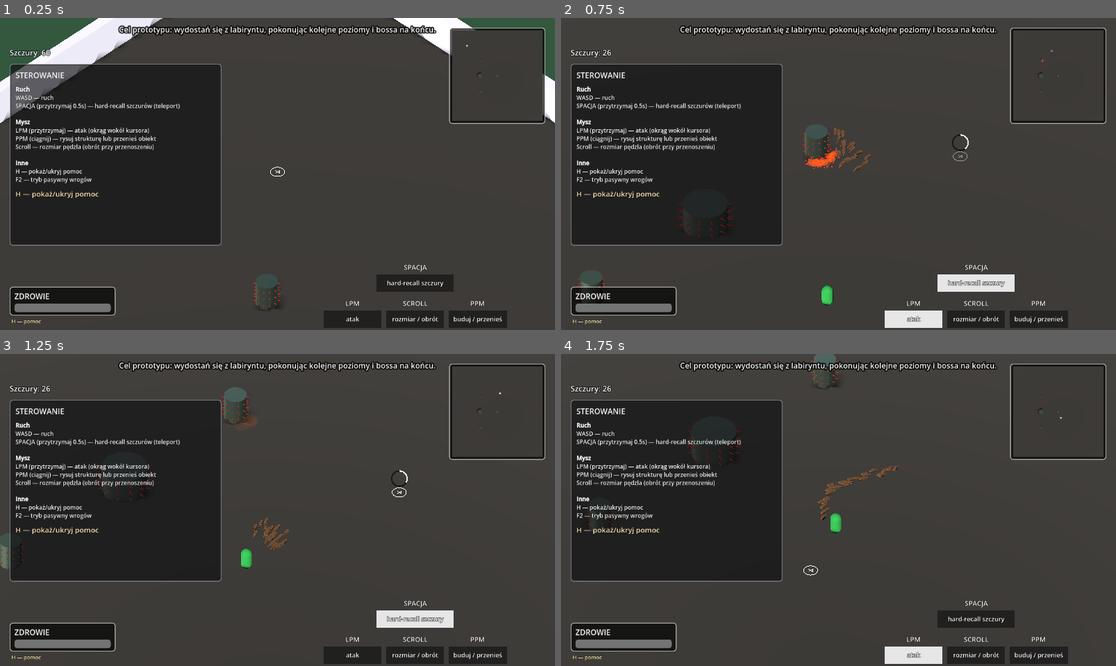
Above: before the commit, frames 1-4 (two rows, left to right).
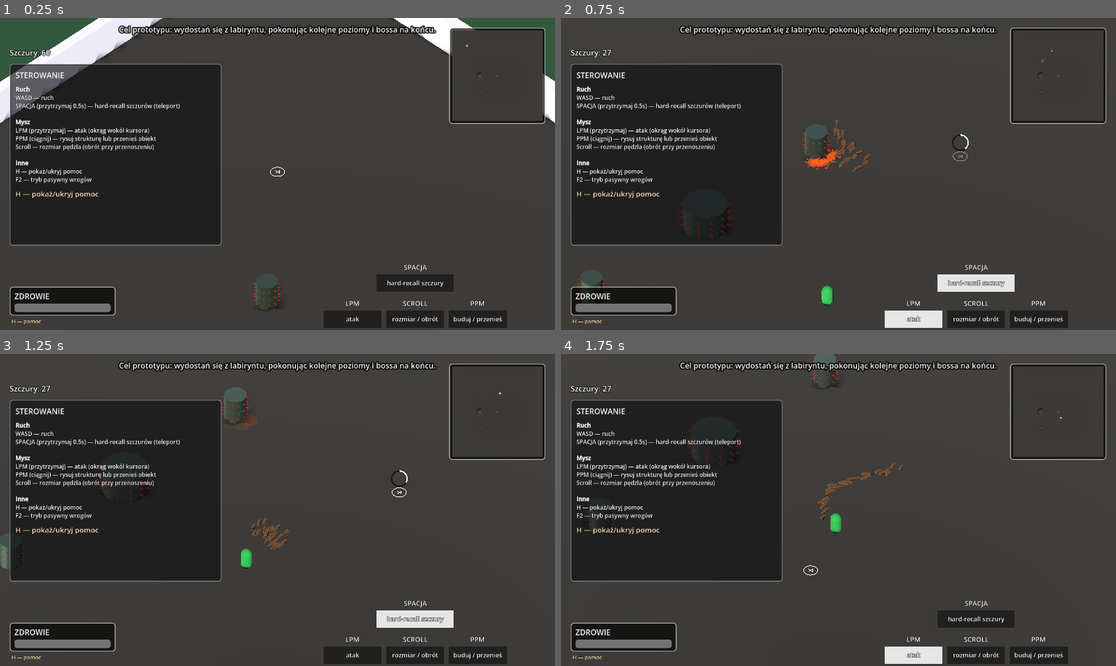
Above: after the commit, the same moments.

Repository: VirtuaIL/ZTGK-Prototyp
Game: Godot game, scene res://scenes/main.tscn
Same seed, same stepped clock (60 frames per second), same inputs: the game is played once before the commit and once after it.
Inputs (mouse positions are in pixels of both pictures, inside the frame that each line leads up to):
- Up to frame 1 (0.25 s): no input
- Up to frame 2 (0.75 s): tap Enter at 0.5 s; move the mouse to (960, 158) at 0.52 s; hold D (move_right) from 0.53 s (still down); hold Space (recall_rats) from 0.53 s (still down); click (960, 158) at 0.67 s
- Up to frame 3 (1.25 s): keep holding D (move_right); keep holding Space (recall_rats)
- Up to frame 4 (1.75 s): release D (move_right) at 1.25 s; release Space (recall_rats) at 1.25 s; drag from (727, 525) to (810, 572) at 1.27 s

Frame 1 is identical in both runs. In frame 2, 0.1% of the frame differs, in the area x 8-87%, y 10-49%; in frame 3, 0.1%; in frame 4, 0.1%.

Commit message:
performance poprawka

Diff:
--- a/scenes/rat.tscn
+++ b/scenes/rat.tscn
@@ -1,49 +1,50 @@
-[gd_scene load_steps=8 format=3]
+[gd_scene format=3 uid="uid://cfwsb5x5uoql8"]
 
-[ext_resource type="Script" path="res://scripts/rat.gd" id="1_script"]
+[ext_resource type="Script" uid="uid://b5uopn2fd73k6" path="res://scripts/rat.gd" id="1_script"]
 
 [sub_resource type="StandardMaterial3D" id="StandardMaterial3D_1"]
 albedo_color = Color(0.45, 0.3, 0.18, 1)
 
 [sub_resource type="BoxMesh" id="BoxMesh_1"]
+material = SubResource("StandardMaterial3D_1")
 size = Vector3(0.2, 0.15, 0.4)
-material = SubResource("StandardMaterial3D_1")
 
 [sub_resource type="StandardMaterial3D" id="StandardMaterial3D_2"]
 albedo_color = Color(0.55, 0.38, 0.25, 1)
 
 [sub_resource type="CylinderMesh" id="CylinderMesh_1"]
+material = SubResource("StandardMaterial3D_2")
 top_radius = 0.015
 bottom_radius = 0.025
 height = 0.3
-material = SubResource("StandardMaterial3D_2")
 
 [sub_resource type="StandardMaterial3D" id="StandardMaterial3D_3"]
 albedo_color = Color(0.5, 0.35, 0.2, 1)
 
 [sub_resource type="SphereMesh" id="SphereMesh_1"]
+material = SubResource("StandardMaterial3D_3")
 radius = 0.08
 height = 0.14
-material = SubResource("StandardMaterial3D_3")
 
 [sub_resource type="BoxShape3D" id="BoxShape3D_rat"]
 size = Vector3(0.2, 0.15, 0.4)
 
-[node name="Rat" type="CharacterBody3D"]
+[node name="Rat" type="CharacterBody3D" unique_id=899719348]
 script = ExtResource("1_script")
+wild_lifespan = 7.0
 
-[node name="Body" type="MeshInstance3D" parent="."]
+[node name="Body" type="MeshInstance3D" parent="." unique_id=532997029]
 transform = Transform3D(1, 0, 0, 0, 1, 0, 0, 0, 1, 0, 0.075, 0)
 mesh = SubResource("BoxMesh_1")
 
-[node name="Tail" type="MeshInstance3D" parent="."]
+[node name="Tail" type="MeshInstance3D" parent="." unique_id=911675360]
 transform = Transform3D(1, 0, 0, 0, 0.34202, -0.939693, 0, 0.939693, 0.34202, 0, 0.06, -0.3)
 mesh = SubResource("CylinderMesh_1")
 
-[node name="Head" type="MeshInstance3D" parent="."]
+[node name="Head" type="MeshInstance3D" parent="." unique_id=724342941]
 transform = Transform3D(1, 0, 0, 0, 1, 0, 0, 0, 1, 0, 0.1, 0.2)
 mesh = SubResource("SphereMesh_1")
 
-[node name="CollisionShape3D" type="CollisionShape3D" parent="."]
+[node name="CollisionShape3D" type="CollisionShape3D" parent="." unique_id=574055437]
 transform = Transform3D(1, 0, 0, 0, 1, 0, 0, 0, 1, 0, 0.075, 0)
 shape = SubResource("BoxShape3D_rat")
--- a/scripts/cheese.gd
+++ b/scripts/cheese.gd
@@ -17,6 +17,7 @@
 func _ready() -> void:
 	_update_visuals()
 	_mgr = get_tree().get_first_node_in_group("rat_manager")
+	add_to_group("dropped_items")
 
 func _update_visuals() -> void:
 	var mesh_inst = $MeshInstance3D
--- a/scripts/gas_cloud.gd
+++ b/scripts/gas_cloud.gd
@@ -6,7 +6,7 @@
 @export var duration: float = 2.5
 @export var damage_per_tick: float = 10.0   # zmienione z 5 na 10
 @export var damage_interval: float = 0.5
-@export var cloud_radius: float = 0.35
+@export var cloud_radius: float = 1.2
 
 var _time_alive: float = 0.0
 var _tick_timer: float = 0.0
--- a/scripts/rat.gd
+++ b/scripts/rat.gd
@@ -28,6 +28,8 @@
 var state: State = State.FOLLOW
 var is_wild: bool = false
 @export var recruitment_range: float = 3.5
+@export var wild_lifespan: float = 10.0
+var _wild_timer: float = 0.0
 var player: Node3D = null
 var follow_offset: Vector3 = Vector3.ZERO
 var orbit_angle: float = 0.0
@@ -94,6 +96,9 @@
 		0.0,
 		randf_range(-1.5, 1.5)
 	)
+
+	if is_wild:
+		add_to_group("wild_rats")
 
 	# Layer 1 = Floor, Layer 2 = Player, Layer 3 = Movable Objects, Layer 4 = Walls
 	collision_layer = 0 # Rats don't need to be hit by anything except maybe projectiles
@@ -661,6 +666,8 @@
 func set_wild(wild: bool) -> void:
 	is_wild = wild
 	if is_wild:
+		add_to_group("wild_rats")
+		_wild_timer = wild_lifespan
 		state = State.STATIC
 		var mat = StandardMaterial3D.new()
 		mat.albedo_color = Color.BLACK
@@ -670,6 +677,8 @@
 			$Tail.material_override = mat
 			$Head.material_override = mat
 	else:
+		if is_in_group("wild_rats"):
+			remove_from_group("wild_rats")
 		state = State.FOLLOW
 		if _current_buff_material != null:
 			_current_buff_material = null
@@ -678,6 +687,11 @@
 			$Head.material_override = null
 
 func _process_wild(delta: float) -> void:
+	_wild_timer -= delta
+	if _wild_timer <= 0.0:
+		queue_free()
+		return
+
 	if not is_on_floor():
 		velocity.y -= ProjectSettings.get_setting("physics/3d/default_gravity") * delta * 50
 	else:
--- a/scripts/rat_manager.gd
+++ b/scripts/rat_manager.gd
@@ -247,6 +247,13 @@
 	return false
 
 func _on_player_died() -> void:
+	for wild in get_tree().get_nodes_in_group("wild_rats"):
+		if is_instance_valid(wild):
+			wild.queue_free()
+	for item in get_tree().get_nodes_in_group("dropped_items"):
+		if is_instance_valid(item):
+			item.queue_free()
+
 	for r in rats.duplicate():
 		if is_instance_valid(r) and r.has_method("die"):
 			r.die()
